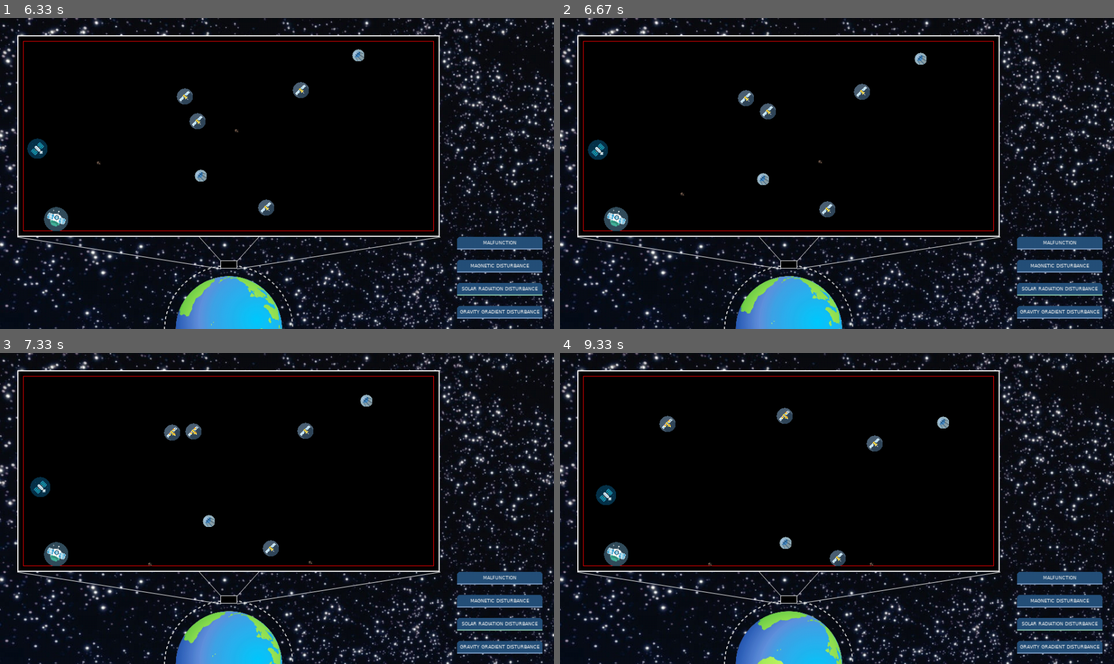
Above: before the commit, frames 1-4 (two rows, left to right).
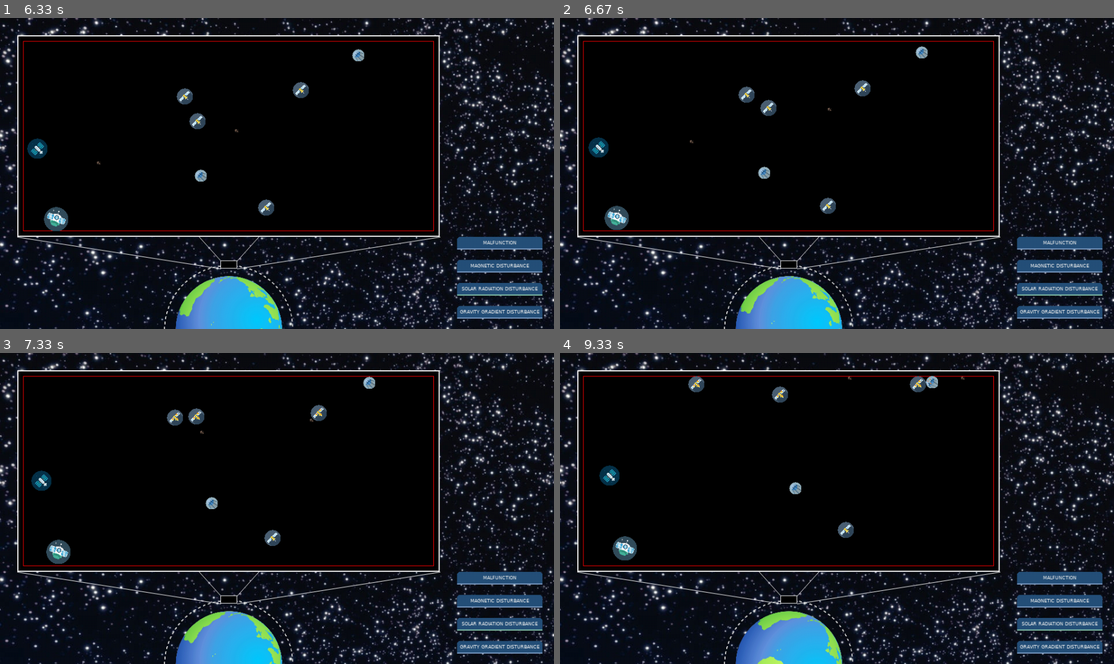
Above: after the commit, the same moments.

Repository: WesselOost/SatelliteSimulation2D
Game: pygame game, started from SatelliteSimulation/main.py
The game is run twice, just before and just after one commit, with the same random seed, the same clock (stepped at 60 frames per second) and the same inputs.
Inputs:
- Up to frame 1 (6.33 s): hold Right 0.33-0.8 s; hold Up 0.83-1.13 s; hold Right 1.17-1.63 s; hold Left 1.67-2.2 s; hold Down 2.23-2.53 s; hold Left 2.57-2.97 s; hold Up 3-3.37 s; hold Right 3.4-4.03 s; hold Down 4.07-4.43 s; hold Left 4.47-4.93 s; hold Right 4.97-5.43 s; hold Up 5.47-5.77 s
- Up to frame 2 (6.67 s): click "SOLAR RADIATION DISTURBANCE" at 6.35 s; hold Left from 6.63 s (still down)
- Up to frame 3 (7.33 s): release Left at 7.17 s; hold Down from 7.2 s (still down)
- Up to frame 4 (9.33 s): release Down at 7.5 s; hold Left 7.53-7.93 s; hold Up 7.97-8.33 s; hold Right 8.37-9 s; hold Down from 9.03 s (still down)

Frame 1 is identical in both runs. In frame 2, 1.0% of the frame differs, in the area x 5-67%, y 9-69%; in frame 3, 1.7%; in frame 4, 2.1%, in the area x 6-73%, y 7-69%.

Commit message:
add disturbance inheritance

Diff:
--- a/SatelliteSimulation/model/disturbance/disturbance.py
+++ b/SatelliteSimulation/model/disturbance/disturbance.py
@@ -30,92 +30,113 @@
     # ----------------------------------------------------------------------- #
     #  SUBSECTION: Constructor
     # ----------------------------------------------------------------------- #
-    def __init__(self, reference_value: float = 0):
+    def __init__(self):
         # duration in frames
-        self.__duration = random.randrange(60, 120, 1)
+        self._duration = random.randrange(60, 120, 1)
 
         # value vector in Pixel
         random_x = random.uniform(-1, 1) * random.randint(0, 5)
         random_y = random.uniform(-1, 1) * random.randint(0, 5)
-        self.__velocity: Velocity = Velocity(random_x, random_y, acceleration=Vector(random_x, random_y).magnitude())
-
-        self.__reference_value = reference_value
-
-        self.__binary_direction = random.uniform(-1, 1)
+        self._velocity: Velocity = Velocity(random_x, random_y, acceleration=Vector(random_x, random_y).magnitude())
 
 
     # ----------------------------------------------------------------------- #
     #  SUBSECTION: Getter/Setter
     # ----------------------------------------------------------------------- #
-    def set_reference_value(self, ref: float):
-        # TODO why is this reference value necessary?
-        self.__reference_value = ref
-
 
     def velocity(self) -> Velocity:
-        return self.__velocity
-
+        return self._velocity
 
     # ----------------------------------------------------------------------- #
     #  SUBSECTION: Public Methods
     # ----------------------------------------------------------------------- #
 
+    # ----------------------------------------------------------------------- #
+    #  SUBSECTION: Private Methods
+    # ----------------------------------------------------------------------- #
+
+    # =========================================================================== #
+    #  SECTION: Disturbance types
+    # =========================================================================== #
+
+
+class Malfunction(Disturbance):
+    def __init__(self):
+        super().__init__()
+
+
     def apply_malfunction(self, satellites, scale_factor: float):
         try:
             satellite = random.choice([satellite for satellite in satellites if not satellite.is_crashed()])
 
-            if satellite.disturbance_duration() < self.__duration:
-                satellite.set_disturbance_duration(self.__duration)
+            if satellite.disturbance_duration() < self._duration:
+                satellite.set_disturbance_duration(self._duration)
 
-            satellite.velocity.disturbance_velocity().add_vector(Vector(self.__velocity.x() * scale_factor,
-                                                                 self.__velocity.y() * scale_factor))
+            satellite.velocity.disturbance_velocity().add_vector(Vector(self._velocity.x() * scale_factor,
+                                                                        self._velocity.y() * scale_factor))
         except IndexError:
             # TODO everything is crashed, game over (maybe game over screen :p)
             pass
 
 
-    def apply_gravitational_disturbance(self, satellites: list):
+class SolarRadiationDisturbance(Disturbance):
+    def __init__(self, max_surface: float):
+        super().__init__()
+        self.__max_surface = max_surface
+
+
+    def apply_disturbance(self, satellites: list):
         for satellite in satellites:
-            satellite.set_disturbance_duration(self.__duration)
+            satellite.set_disturbance_duration(self._duration)
+            velocity_x: float = self._velocity.x() * self.__add_radiation_pressure(satellite.surface())
+            velocity_y: float = self._velocity.y() * self.__add_radiation_pressure(satellite.surface())
+            satellite.velocity.disturbance_velocity().set_xy(velocity_x, velocity_y)
+
+
+    def __add_radiation_pressure(self, surface: int) -> float:
+        # Radiation pressure from the sun
+        if self._velocity.x() != 0 and self._velocity.y() != -1:
+            return (self.__max_surface / surface) * 0.1
+        x: float = random.uniform(-1, 1) * random.randint(0, 5)
+        y: float = random.uniform(-1, 1) * random.randint(0, 5)
+        self._velocity.set_xy(x, y)
+        return (surface / self.__max_surface) * 0.1
+
+
+class GravitationalDisturbance(Disturbance):
+    def __init__(self, max_mass: float):
+        super().__init__()
+        self.__max_mass = max_mass
+        self.__binary_direction = random.uniform(-1, 1)
+
+
+    def apply_disturbance(self, satellites: list):
+        for satellite in satellites:
+            satellite.set_disturbance_duration(self._duration)
             satellite.velocity.disturbance_velocity().set_y(self.__change_gravity(satellite.mass()))
 
 
-    def apply_radiation_disturbance(self, satellites: list):
-        for satellite in satellites:
-            satellite.set_disturbance_duration(self.__duration)
-            velocity_x: float = self.__velocity.x() * self.__add_radiation_pressure(satellite.surface())
-            velocity_y: float = self.__velocity.y() * self.__add_radiation_pressure(satellite.surface())
-            satellite.velocity.disturbance_velocity().set_xy(velocity_x, velocity_y)
-
-
-    def apply_magnetic_disturbance(self, satellites):
-        for satellite in satellites:
-            satellite.set_disturbance_duration(self.__duration)
-            velocity_x = self.__velocity.x() * self.__add_magnetic_disturbance(satellite.mass())
-            velocity_y = self.__velocity.y() * self.__add_magnetic_disturbance(satellite.mass())
-            satellite.velocity.disturbance_velocity().set_xy(velocity_x, velocity_y)
-
-
-    # ----------------------------------------------------------------------- #
-    #  SUBSECTION: Private Methods
-    # ----------------------------------------------------------------------- #
     def __change_gravity(self, mass: int) -> float:
         # LAW: F_G = G * (M*m)/r^2, M>m
         # with G, m = const and r~const (because shift is to little)
         # => F_G = const * M
         # heavier objects should be more influenced by the force
         # TODO check if r is making a big difference
-        return (mass / self.__reference_value) * self.__binary_direction
+        return (mass / self.__max_mass) * self.__binary_direction
 
 
-    def __add_radiation_pressure(self, surface: int) -> float:
-        # Radiation pressure from the sun
-        if self.__velocity.x() != 0 and self.__velocity.y() != -1:
-            return (self.__reference_value / surface) * 0.1
-        x: float = random.uniform(-1, 1) * random.randint(0, 5)
-        y: float = random.uniform(-1, 1) * random.randint(0, 5)
-        self.__velocity.set_xy(x, y)
-        return (surface / self.__reference_value) * 0.1
+class MagneticDisturbance(Disturbance):
+    def __init__(self, max_mass: float):
+        super().__init__()
+        self.__max_mass = max_mass
+
+
+    def apply_disturbance(self, satellites):
+        for satellite in satellites:
+            satellite.set_disturbance_duration(self._duration)
+            velocity_x = self._velocity.x() * self.__add_magnetic_disturbance(satellite.mass())
+            velocity_y = self._velocity.y() * self.__add_magnetic_disturbance(satellite.mass())
+            satellite.velocity.disturbance_velocity().set_xy(velocity_x, velocity_y)
 
 
     def __add_magnetic_disturbance(self, mass: int) -> float:
@@ -123,14 +144,16 @@
         # and more charge => is more attracted to the magnetic force
         # of the earth
         # TODO compare the gravity/magnetic disturbance which is
-        return mass / self.__reference_value * 0.3
-    # =========================================================================== #
-    #  SECTION: Function definitions
-    # =========================================================================== #
+        return mass / self.__max_mass * 0.3
 
-    # =========================================================================== #
-    #  SECTION: Main Body
-    # =========================================================================== #
+
+# =========================================================================== #
+#  SECTION: Function definitions
+# =========================================================================== #
+
+# =========================================================================== #
+#  SECTION: Main Body
+# =========================================================================== #
 
 
 if __name__ == '__main__':
--- a/SatelliteSimulation/model/model.py
+++ b/SatelliteSimulation/model/model.py
@@ -18,7 +18,7 @@
 
 from SatelliteSimulation.model.collision_handling import *
 from SatelliteSimulation.model.satellite_border import SatelliteBorder
-from SatelliteSimulation.model.disturbance.disturbance import Disturbance
+from SatelliteSimulation.model.disturbance.disturbance import *
 from SatelliteSimulation.model.disturbance.disturbance_type import DisturbanceType
 from SatelliteSimulation.model.satellite.satellite import *
 from SatelliteSimulation.model.math.velocity import Velocity
@@ -75,21 +75,18 @@
 
 
     def create_disturbance(self, disturbance_type: DisturbanceType):
-        disturbance: Disturbance = Disturbance()
+
         if disturbance_type == DisturbanceType.MALFUNCTION:
-            disturbance.apply_malfunction(self.__satellites, self.__scale_factor)
+            Malfunction().apply_malfunction(self.__satellites, self.__scale_factor)
         elif disturbance_type == DisturbanceType.GRAVITATIONAL:
-            disturbance.set_reference_value(120)
-            disturbance.apply_gravitational_disturbance(self.__satellites)
+            GravitationalDisturbance(120).apply_disturbance(self.__satellites)
             print('damn gravity')
         elif disturbance_type == DisturbanceType.SOLAR_RADIATION:
             ref: float = self.__border.height() // 10 * 1.2
-            disturbance.set_reference_value(ref ** 2)
-            disturbance.apply_radiation_disturbance(self.__satellites)
+            SolarRadiationDisturbance(ref ** 2).apply_disturbance(self.__satellites)
             print('sun burn')
         elif disturbance_type == DisturbanceType.MAGNETIC:
-            disturbance.set_reference_value(120)
-            disturbance.apply_magnetic_disturbance(self.__satellites)
+            MagneticDisturbance(12).apply_disturbance(self.__satellites)
             print('pls help Iron Man')
 
 
--- a/SatelliteSimulation/model/satellite/satellite.py
+++ b/SatelliteSimulation/model/satellite/satellite.py
@@ -46,7 +46,7 @@
         self.__size = size
         self.__observed_satellites: dict = observed_satellites
         self.__previously_observed_satellites: dict = {}
-        self.__disturbances: list = [Disturbance(), Disturbance(), Disturbance()]
+        self.__disturbances: list = []
 
 
     # ----------------------------------------------------------------------- #
